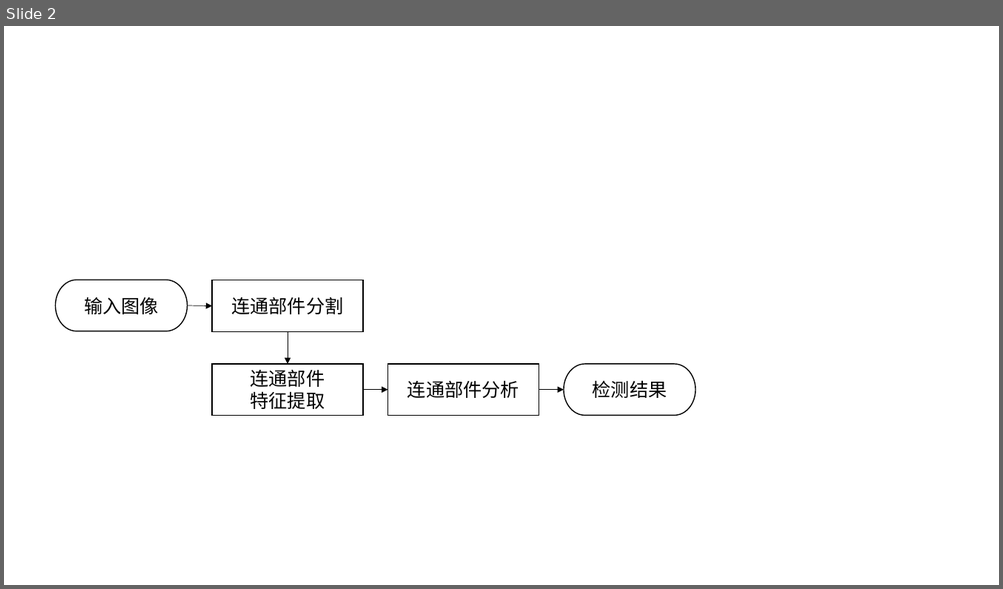
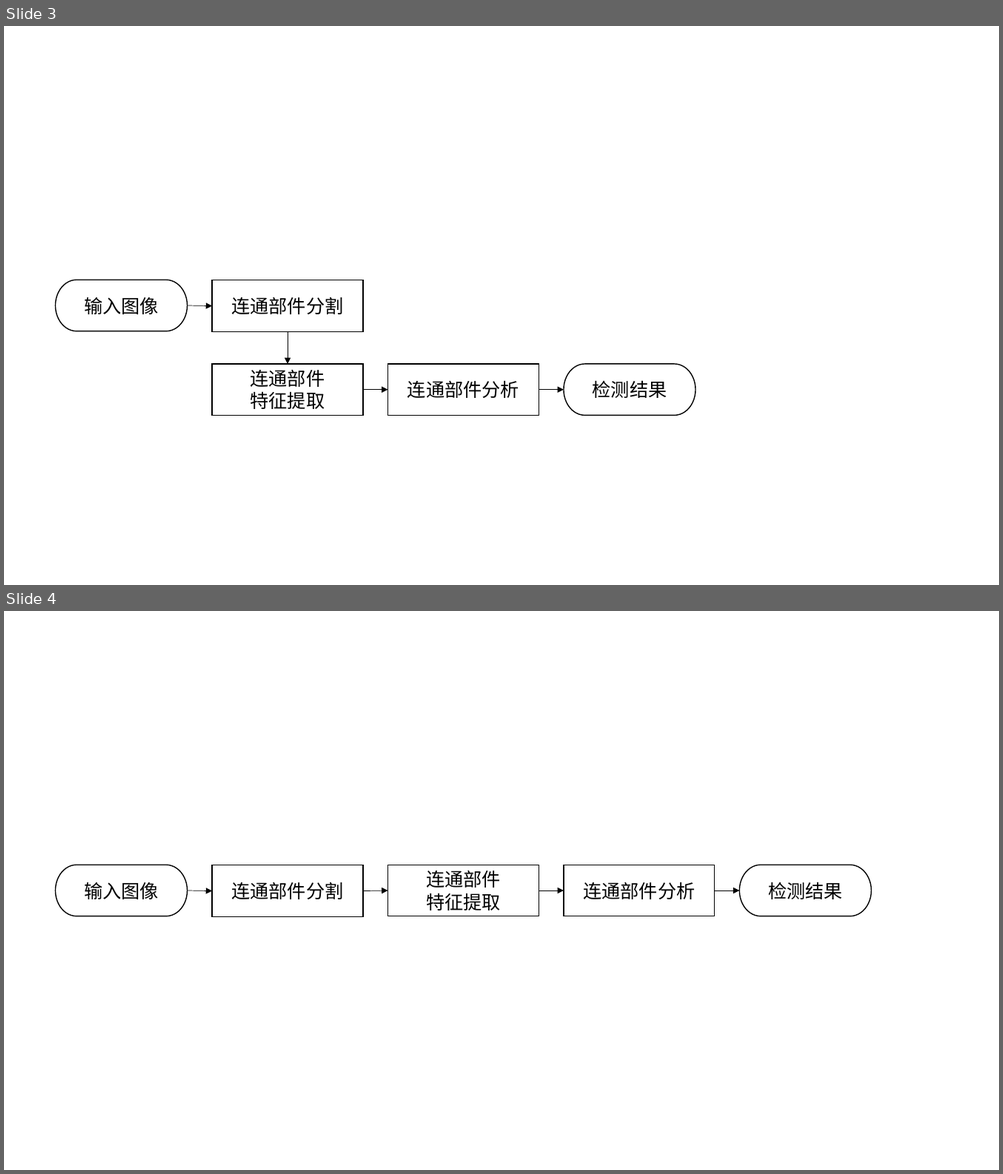
Before and after one commit to HerShawn/hershawnwork, a slide deck: material/论文相关理论与技术.pptx. Shown one above the other, each under a label of ours: slide 2 before the commit, slides 3 and 4 after it. The pictures are 1003x589 and 1003x1174 pixels, drawn with LibreOffice and Linux fonts; fonts in the diff are those of the drawing. Boxes give left, top, right and bottom in pixels: in the first picture for what was removed or moved away, otherwise in the second. Text is boxed around its words. In the diff, an @@ line names an element or a change of style, - is before the commit and + after.

```diff
--- a/material/论文相关理论与技术.pptx
+++ b/material/论文相关理论与技术.pptx
@@ slide 4 added at [4, 611, 999, 1170], background #FFFFFF @@
@@ group added at [56, 866, 872, 917]: 4 arrows, 3 rectangles, 2 pill shapes @@
+输入图像
+检测结果
+连通部件分割
+连通部件
+特征提取
+连通部件分析
@@ what was slide 2 is now slide 3 @@
```
Also in this commit, not shown: 1 other slide added, 7 other files.
